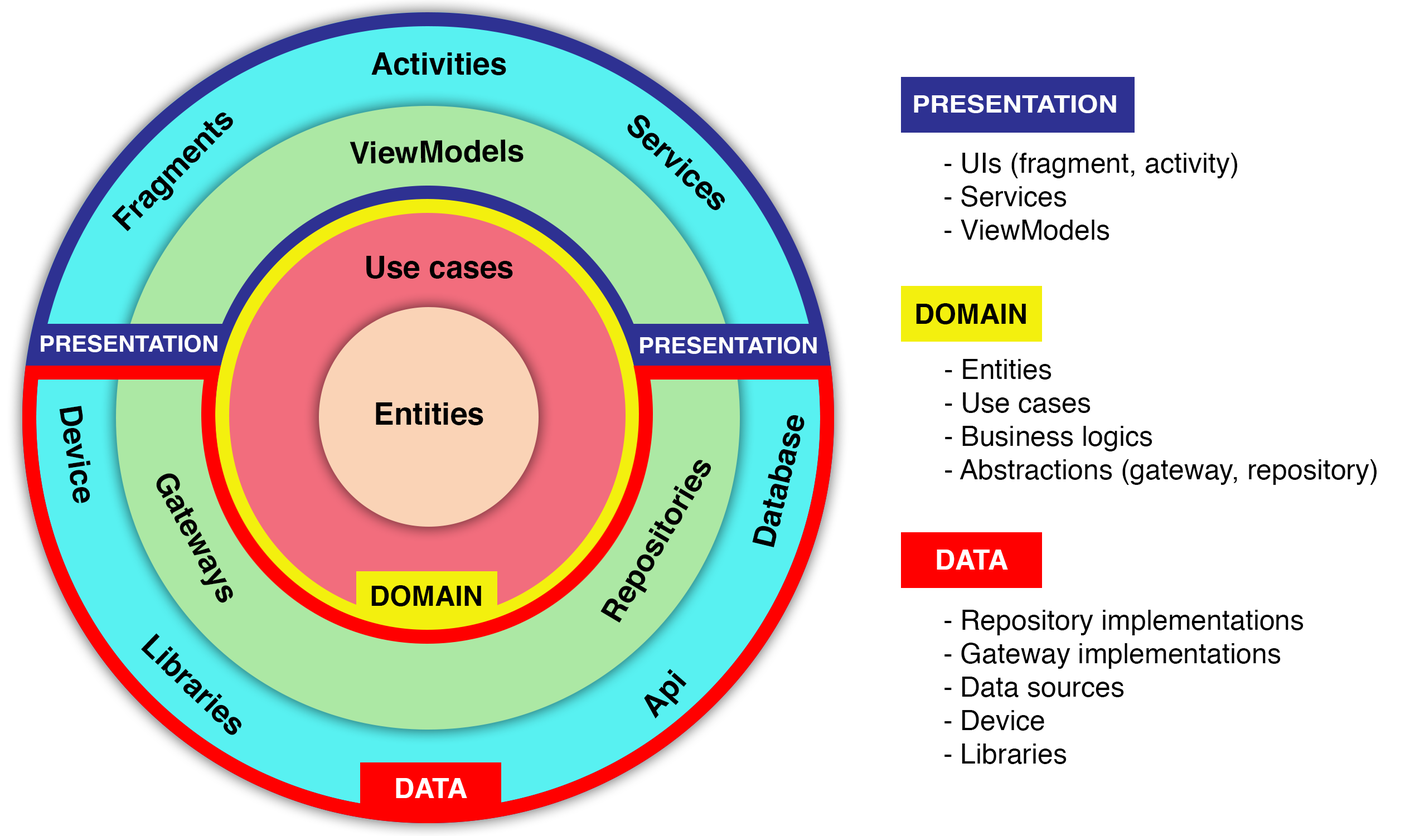
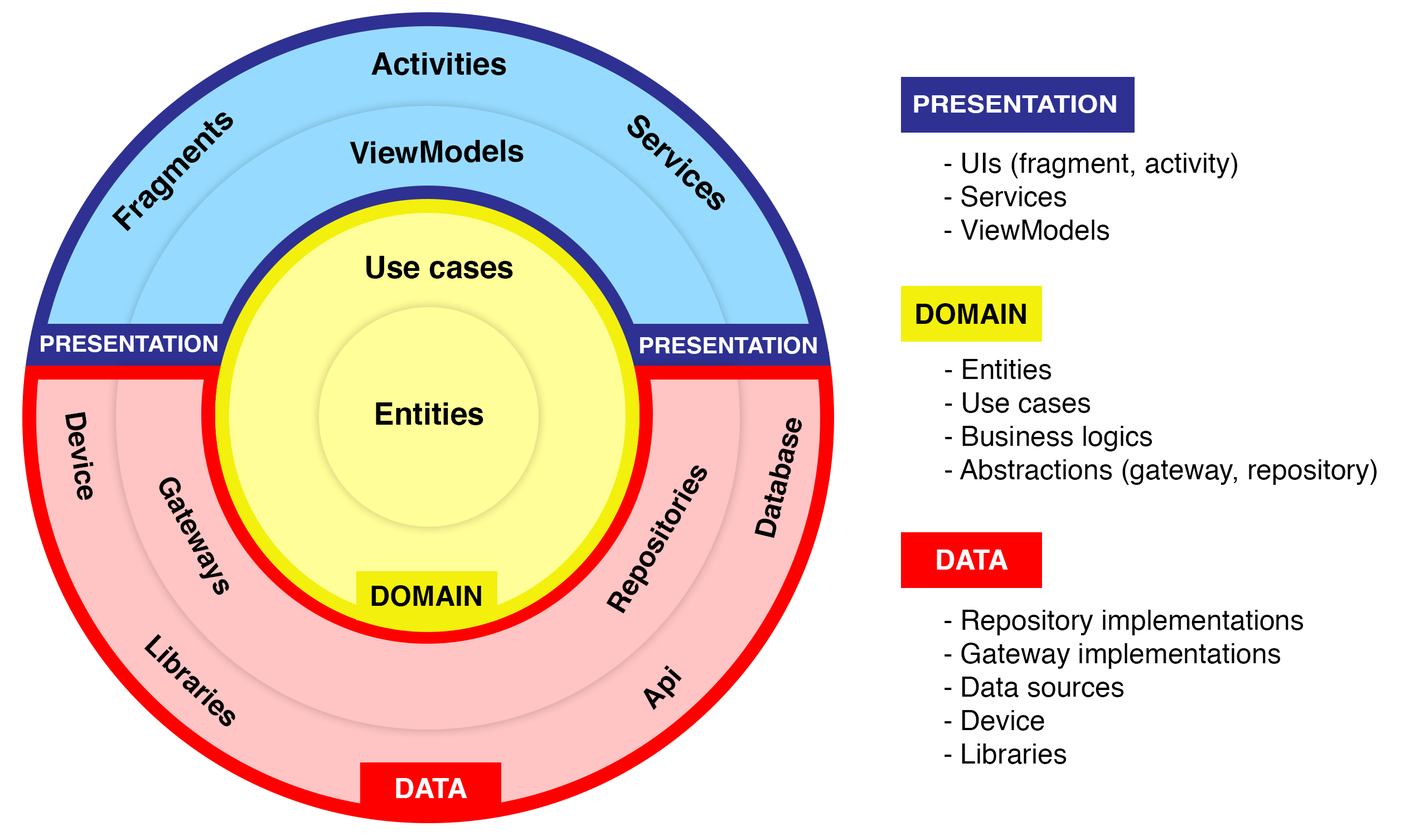
The second w=1410, h=836 image is a revision of the first. Changes to its layers:
added group "Circle" with 27 layers above "presentation" over [22, 199, 835, 824]
added group "domain" (1st of 2, in "Circle") with 9 layers in group "Circle" over [215, 199, 640, 633]
moved "circle 1 - entities" into group "domain" over [318, 307, 539, 527]
painted on "Ellipse 2" over [318, 307, 539, 527]
moved "circle 2" into group "domain" over [215, 199, 640, 633]
painted on "Ellipse 1" over [215, 202, 640, 628]
added group "data" (1st of 2, in "Circle") with 16 layers in group "Circle" over [22, 365, 835, 824]
moved "highlight" (1st of 2, in "Circle" › "data") into group "data" over [28, 185, 831, 812]
moved "data highlight" (1st of 3, in "Circle" › "data" › "highlight") into group "highlight" over [201, 365, 653, 645]
moved "circle 4" into group "data" over [22, 12, 835, 824]
moved "circle 3" into group "data" over [29, 105, 824, 814]
painted on "Repositories" over [600, 460, 711, 624]
added layer "gateway_circle" in group "circle 3" over [115, 365, 740, 730]
added layer "device_circle_bg" in group "circle 3" over [29, 365, 824, 814]
added group "presentation" (1st of 2) with 14 layers above "Explaination" over [25, 12, 832, 781]
moved "highlight" (2nd of 2, in "presentation") into group "presentation" over [28, 185, 830, 645]
moved "presentation highlight" (1st of 2, in "presentation" › "highlight") into group "highlight" over [204, 185, 652, 643]
moved "Ellipse 4" (in "presentation") into group "presentation", painted on it over [22, 12, 835, 824]
removed layer "Ellipse 4" (2nd of 2, in "circle 4") from group "circle 4" over [22, 12, 834, 824]
removed layer "Ellipse 3" from group "circle 3" over [115, 105, 740, 730]
added layer "viewmodel_circle" in group "presentation" over [115, 105, 740, 730]
added layer "activity_circle" in group "presentation" over [30, 18, 824, 781]
…and 10 more changes (5 painted, 5 stack)
